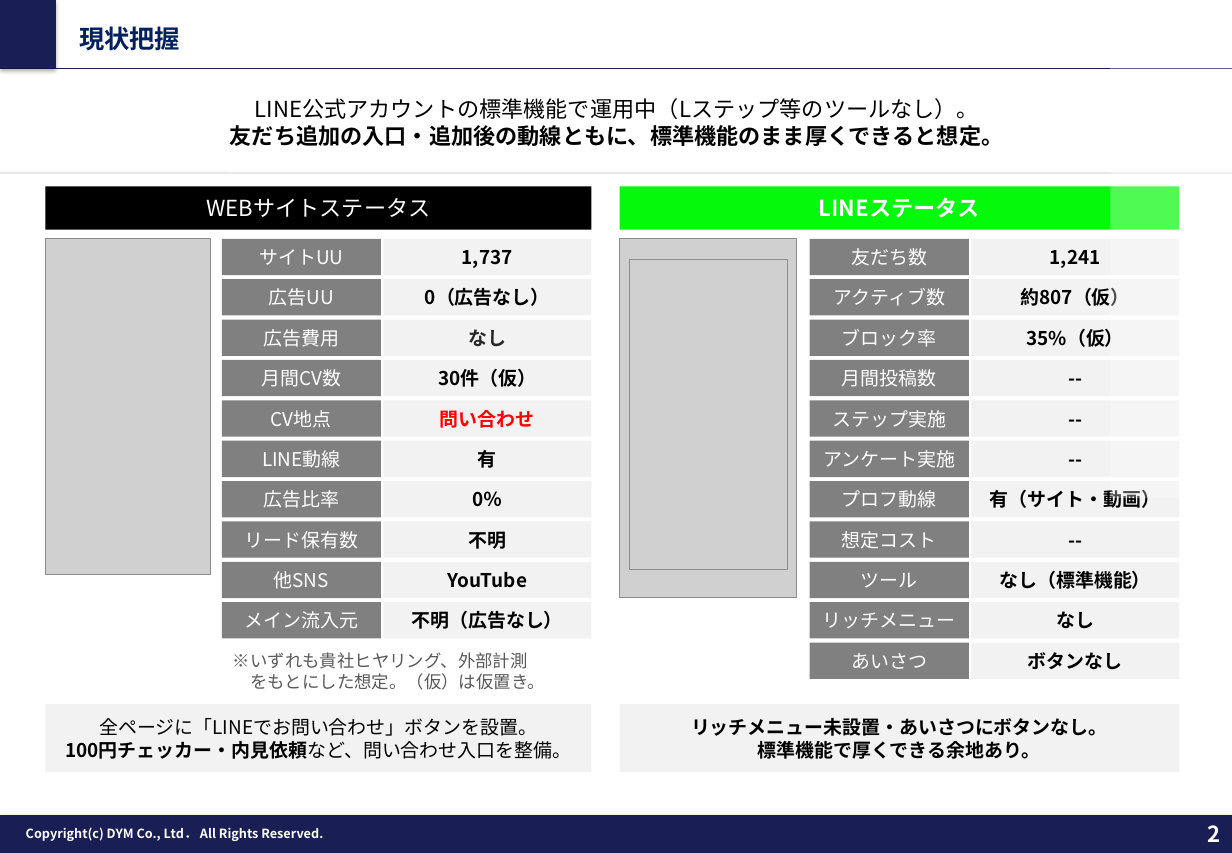
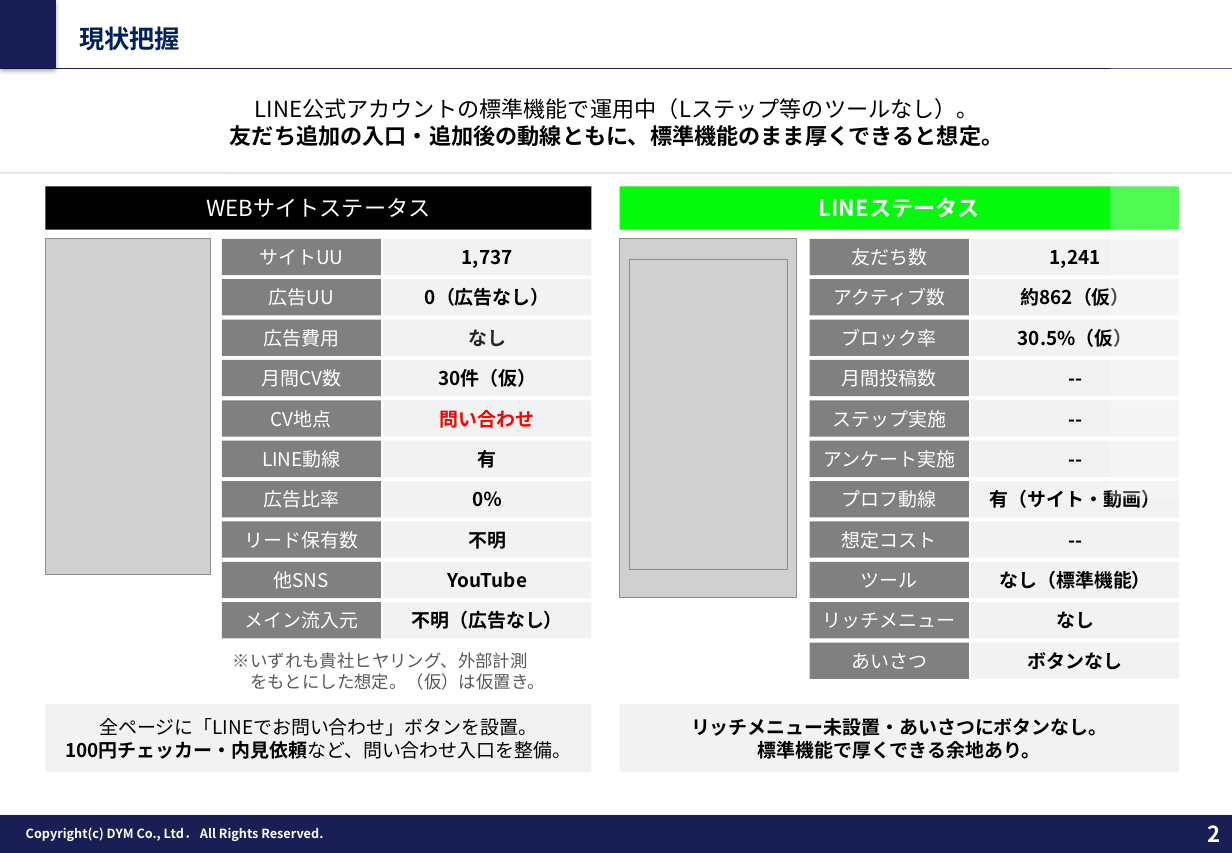
Before and after one commit to tonomura-r-dev/folder, a slide deck: slide 2 of 202610_株式会社あらうち御中_LINE公式アカウント運用のご提案_v9.pptx. Drawn at 1232x853 pixels with LibreOffice and Linux fonts; fonts in the diff are those of the drawing; grey boxes stand for pictures; background and template pictures are left out. Boxes give left, top, right and bottom in pixels: in the first picture for what was removed or moved away, otherwise in the second. Text is boxed around its words. In the diff, an @@ line names an element or a change of style, - is before the commit and + after.

```diff
--- a/202610_株式会社あらうち御中_LINE公式アカウント運用のご提案_v9.pptx
+++ b/202610_株式会社あらうち御中_LINE公式アカウント運用のご提案_v9.pptx
@@ text in rectangle at box(1021, 288, 1130, 306): text changed @@
-約807（仮）
+約862（仮）
@@ text in rectangle at box(1018, 329, 1133, 347): text changed @@
-35%（仮）
+30.5%（仮）
```
Also in this commit, not shown: 4 other slides changed, 6 other files.
